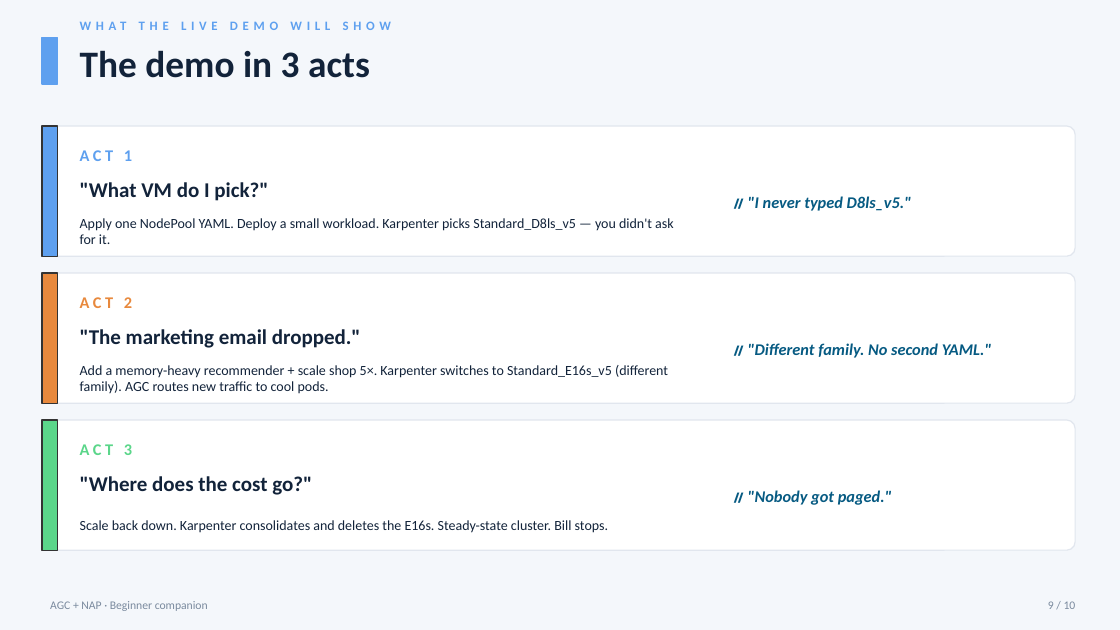
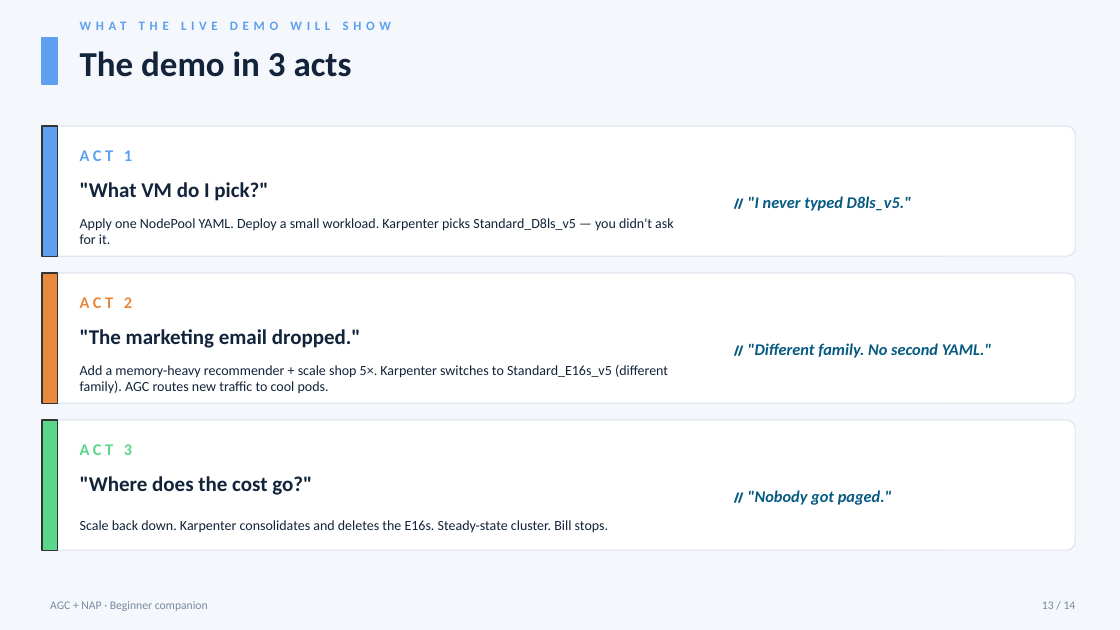
Before and after one commit to Vyshnavi-MSFT/nap-agc-demo, a slide deck: slide 13 of docs/AGC-NAP-Beginner-Deck.pptx (slide 9 before the commit). Drawn at 1120x630 pixels with LibreOffice and Linux fonts; fonts in the diff are those of the drawing. Boxes give left, top, right and bottom in pixels: in the first picture for what was removed or moved away, otherwise in the second. Text is boxed around its words. In the diff, an @@ line names an element or a change of style, - is before the commit and + after.

```diff
--- a/docs/AGC-NAP-Beginner-Deck.pptx
+++ b/docs/AGC-NAP-Beginner-Deck.pptx
@@ text "The demo in 3 acts" at <box>80,51,352,77</box>: size 32 to 30 pt @@
@@ text at <box>1042,601,1076,609</box>: text changed @@
-9 / 10
+13 / 14
```
Also in this commit, not shown: 7 other slides changed, 4 slides added.
